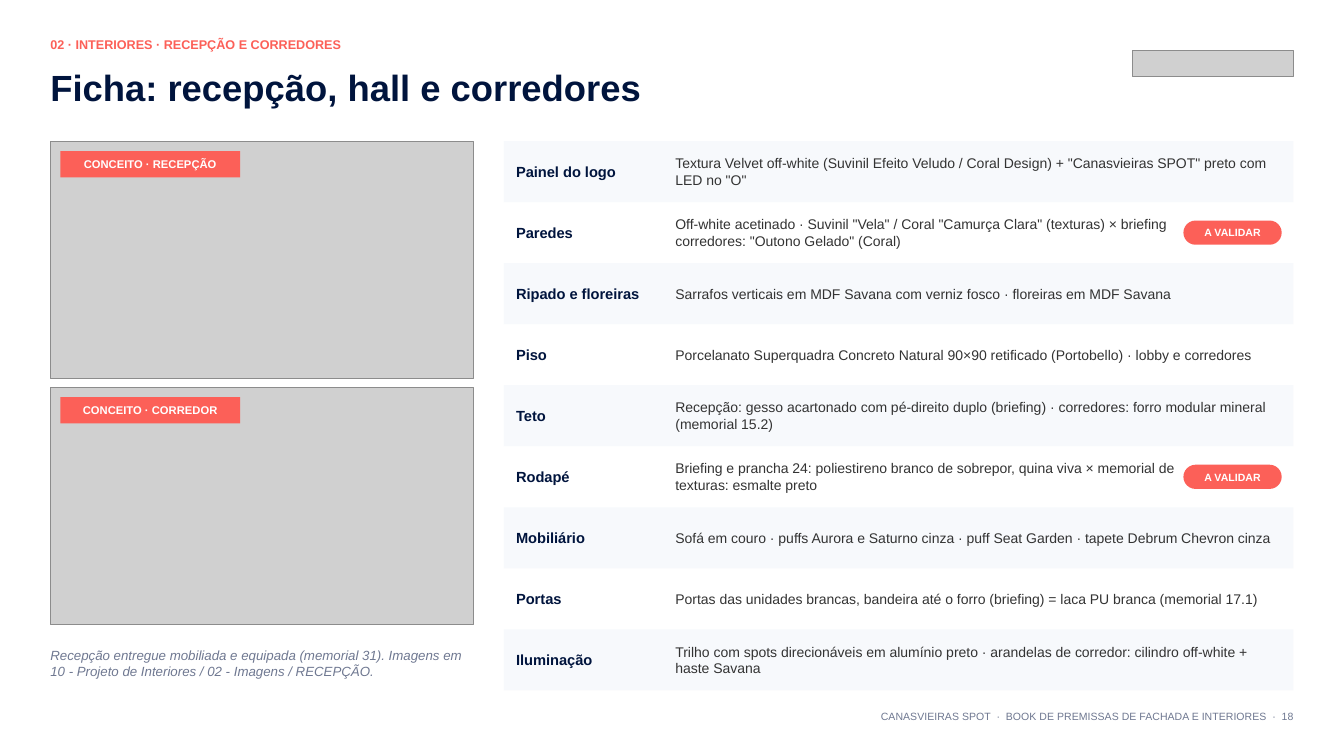
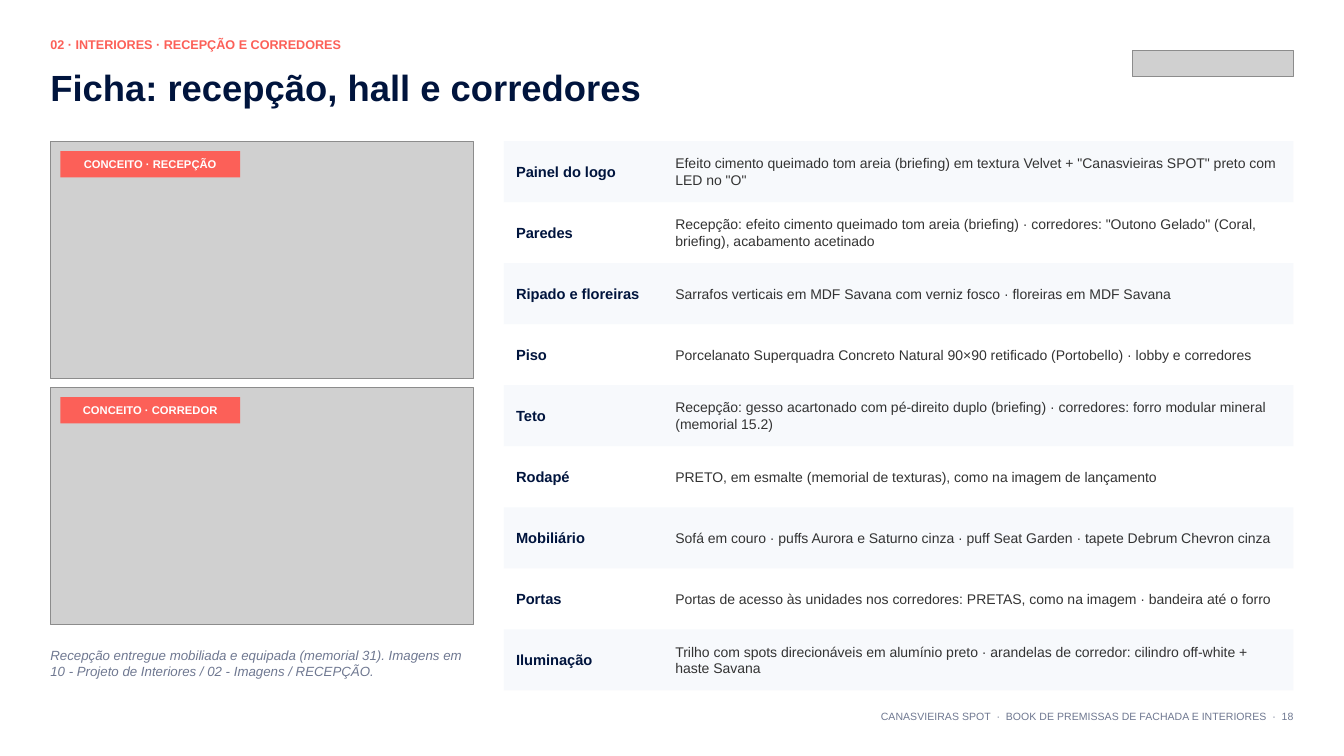
Before and after one commit to rachelsouto-source/book-premissas-template, a slide deck: slide 18 of books/CANASVIEIRAS_SPOT_Book_de_Premissas_v3.pptx. Drawn at 1344x756 pixels with LibreOffice and Linux fonts; fonts in the diff are those of the drawing; grey boxes stand for pictures; background and template pictures are left out. Boxes give left, top, right and bottom in pixels: in the first picture for what was removed or moved away, otherwise in the second. Text is boxed around its words. In the diff, an @@ line names an element or a change of style, - is before the commit and + after.

```diff
--- a/books/CANASVIEIRAS_SPOT_Book_de_Premissas_v3.pptx
+++ b/books/CANASVIEIRAS_SPOT_Book_de_Premissas_v3.pptx
@@ text at <box>675,158,1275,185</box>: text changed @@
-Textura Velvet off-white (Suvinil Efeito Veludo / Coral Design) + "Canasvieiras SPOT" preto com LED no "O"
+Efeito cimento queimado tom areia (briefing) em textura Velvet + "Canasvieiras SPOT" preto com LED no "O"
@@ text at <box>675,219,1256,249</box>: text changed @@
-Off-white acetinado · Suvinil "Vela" / Coral "Camurça Clara" (texturas) × briefing corredores: "Outono Gelado" (Coral)
+Recepção: efeito cimento queimado tom areia (briefing) · corredores: "Outono Gelado" (Coral, briefing), acabamento acetinado
@@ rounded rectangle removed at <box>1184,221,1281,245</box> @@
-A VALIDAR
@@ text at <box>675,472,1157,485</box>: text changed @@
-Briefing e prancha 24: poliestireno branco de sobrepor, quina viva × memorial de texturas: esmalte preto
+PRETO, em esmalte (memorial de texturas), como na imagem de lançamento
@@ rounded rectangle removed at <box>1184,465,1281,489</box> @@
-A VALIDAR
@@ text at <box>675,593,1271,607</box>: text changed @@
-Portas das unidades brancas, bandeira até o forro (briefing) = laca PU branca (memorial 17.1)
+Portas de acesso às unidades nos corredores: PRETAS, como na imagem · bandeira até o forro
```
Also in this commit, not shown: 19 other slides changed, 3 other files.
